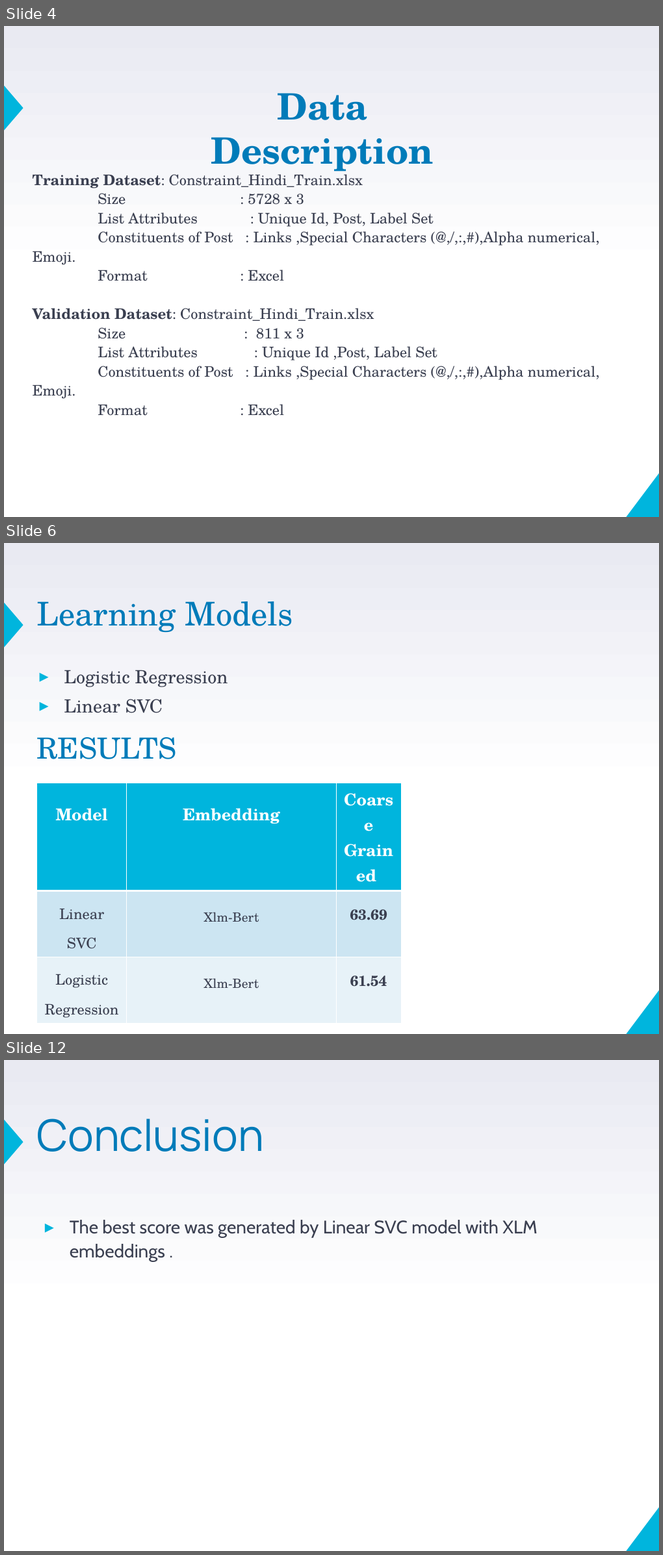
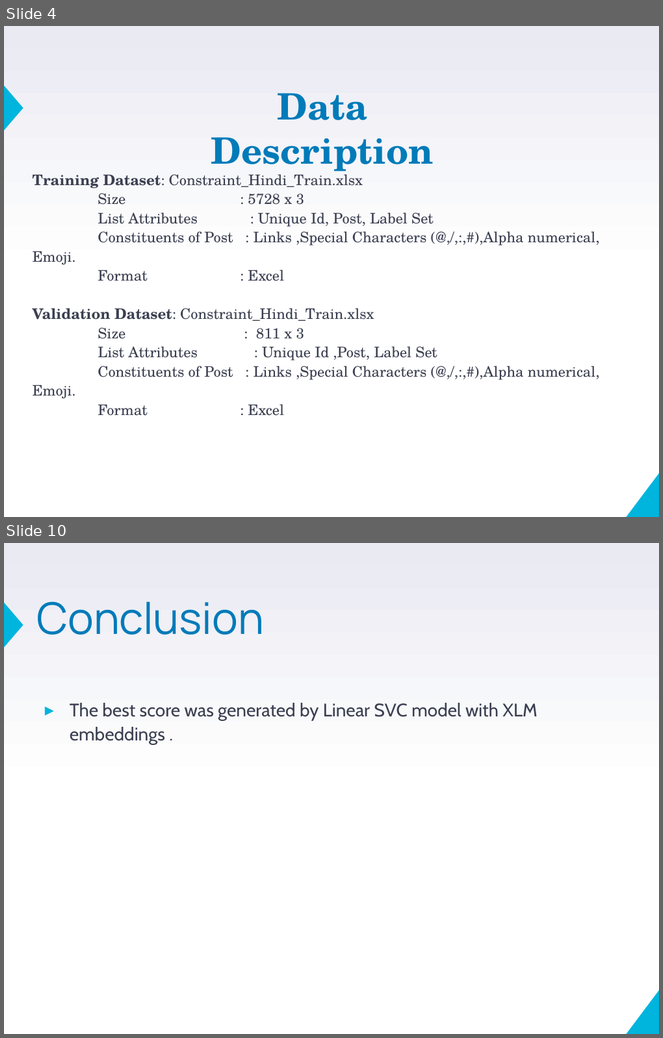
Before and after one commit to VarunBohara/Mini-Project-Documents, a slide deck: Review4_ppt.pptm. Shown one above the other, each under a label of ours: slides 4, 6 and 12 before the commit, slides 4 and 10 after it; the slides between them are not shown. The pictures are 663x1555 and 663x1038 pixels, drawn with LibreOffice and Linux fonts; fonts in the diff are those of the drawing. Boxes give left, top, right and bottom in pixels: in the first picture for what was removed or moved away, otherwise in the second. Text is boxed around its words. In the diff, an @@ line names an element or a change of style, - is before the commit and + after.

```diff
--- a/Review4_ppt.pptm
+++ b/Review4_ppt.pptm
@@ slide 6 removed at (4,543,659,1034), background gradient #FFFFFF to #E9EAF2; not listed: 2 template elements that a slide beside it also shows @@
@@ title removed at (36,601,293,633) @@
-Learning Models
@@ text removed at (64,670,228,713) @@
-▸ Logistic Regression
-▸ Linear SVC
@@ text removed at (36,737,176,759) @@
-RESULTS
@@ table removed at (36,783,401,1021), 3 rows, 3 columns @@
-Model | Embedding | Coarse Grained
-Linear SVC | Xlm-Bert | 63.69
-Logistic Regression | Xlm-Bert | 61.54
@@ what was slide 12 is now slide 10 @@
```
Also in this commit, not shown: 6 slides changed, 1 other slide removed, 1 other file.
